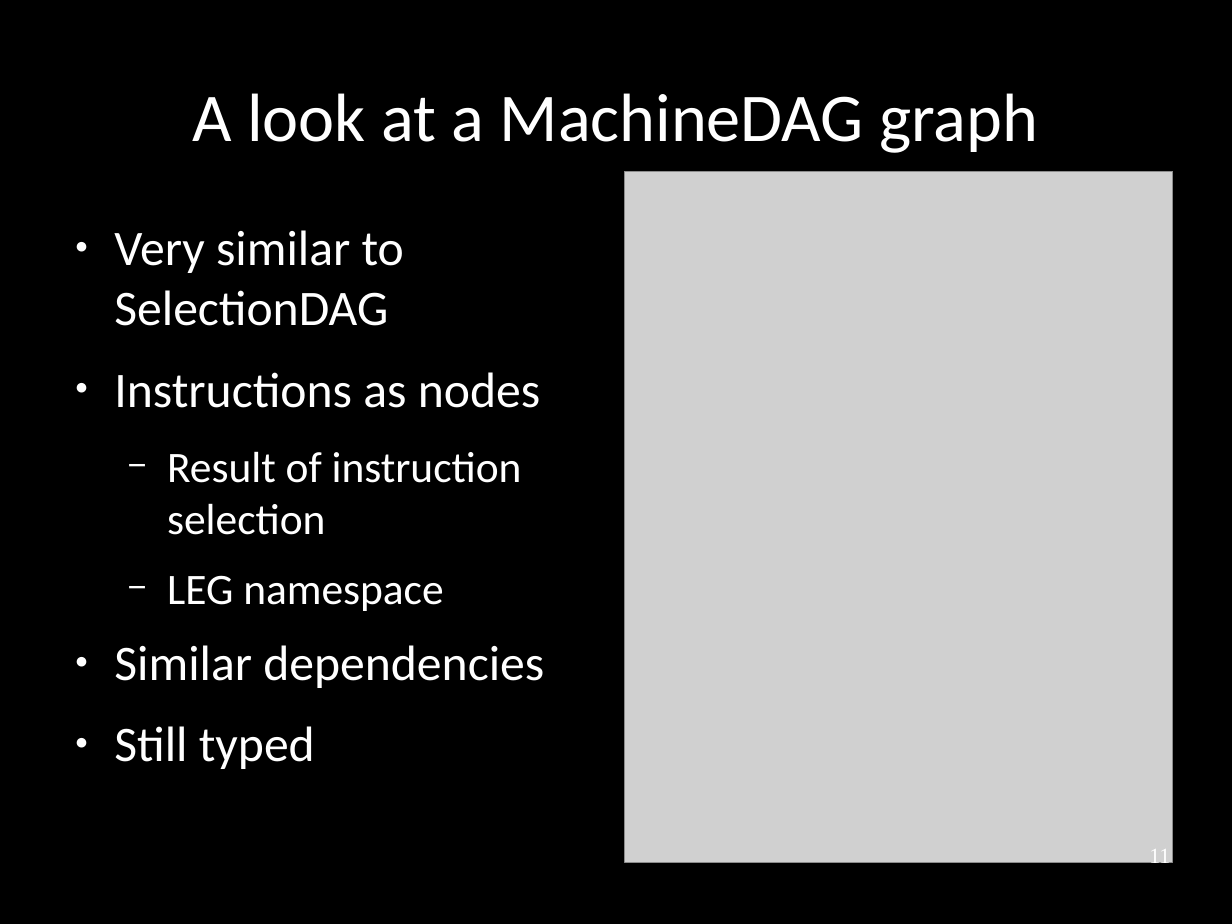
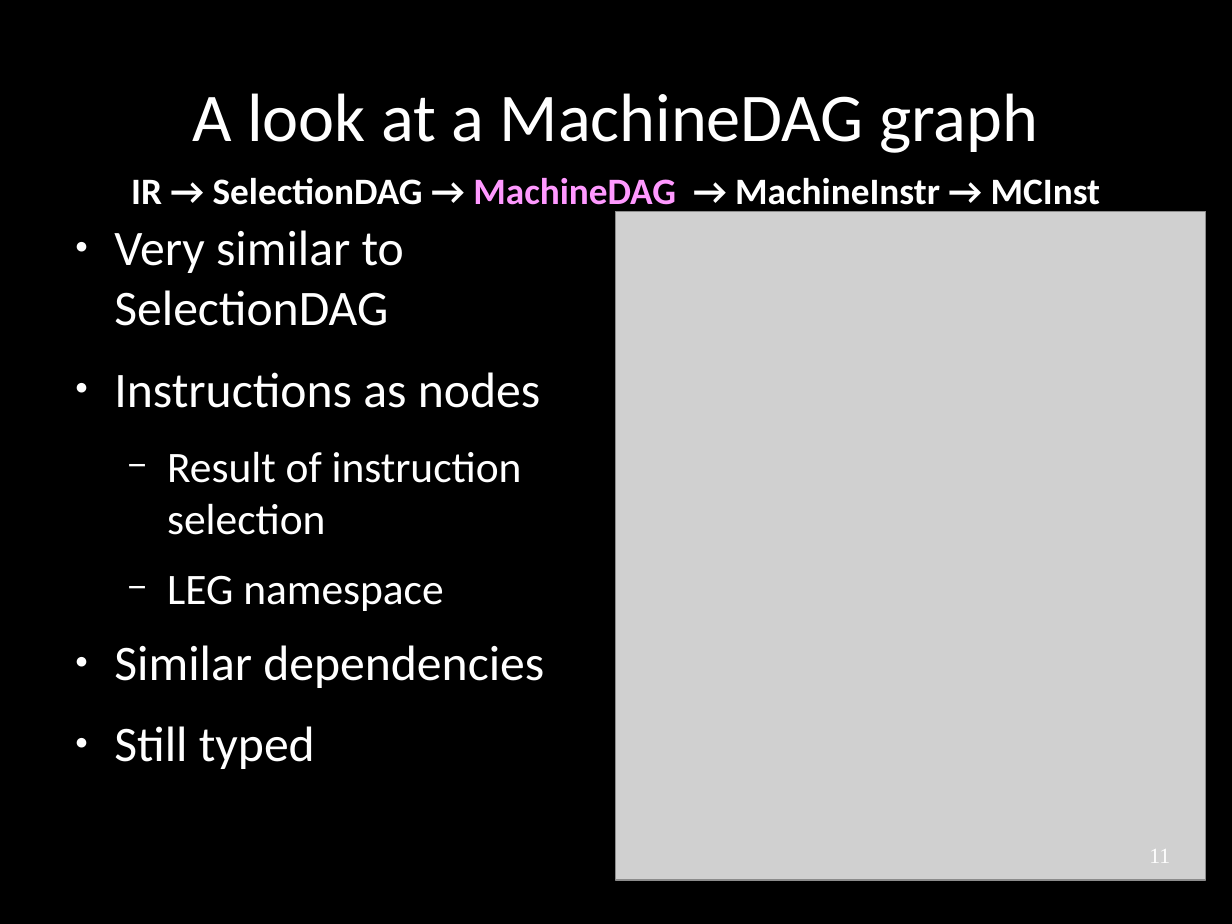
Before and after one commit to frasercrmck/llvm-leg, a slide deck: slide 11 of docs/Codeplay/Slides.odp. Drawn at 1232x924 pixels with LibreOffice and Linux fonts; fonts in the diff are those of the drawing; grey boxes stand for pictures. Boxes give left, top, right and bottom in pixels: in the first picture for what was removed or moved away, otherwise in the second. Text is boxed around its words. In the diff, an @@ line names an element or a change of style, - is before the commit and + after.

```diff
--- a/docs/Codeplay/Slides.odp
+++ b/docs/Codeplay/Slides.odp
@@ text added at (131, 178, 1100, 213), 24 pt, text #FFFFFF, bold @@
+IR → SelectionDAG → MachineDAG → MachineInstr → MCInst
@@ picture: place and size @@
-picture at (625, 171, 1173, 863)
+picture at (616, 211, 1206, 880)
```
Also in this commit, not shown: 5 other slides changed.
